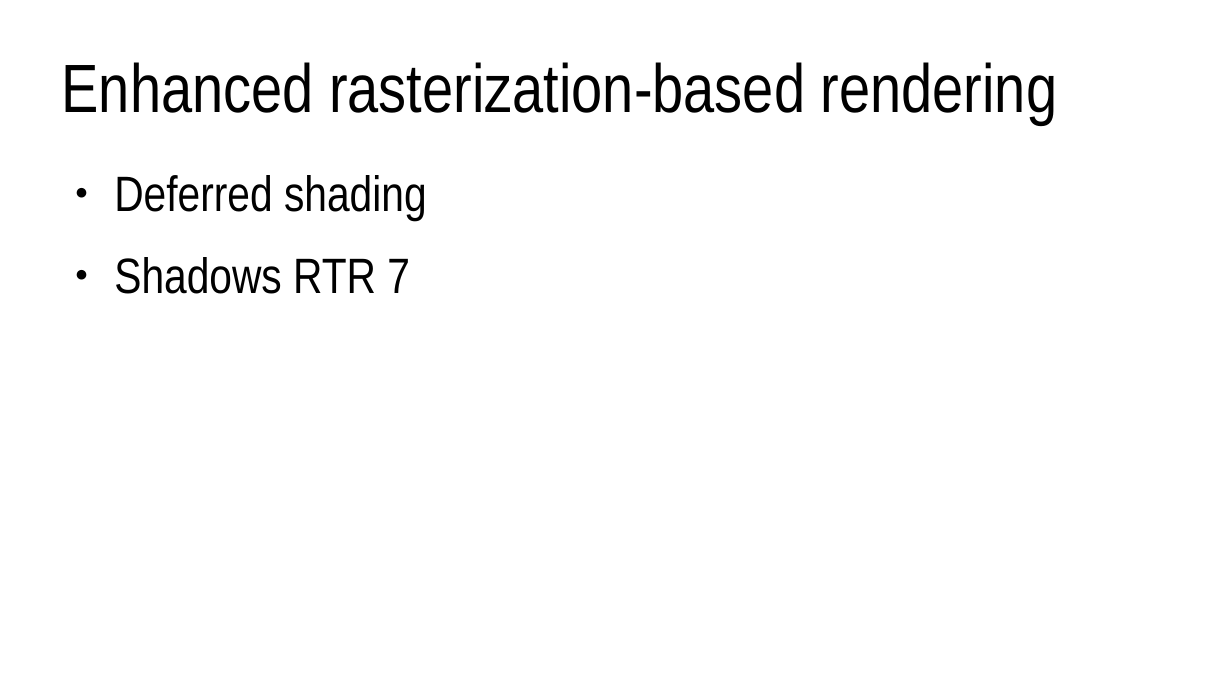
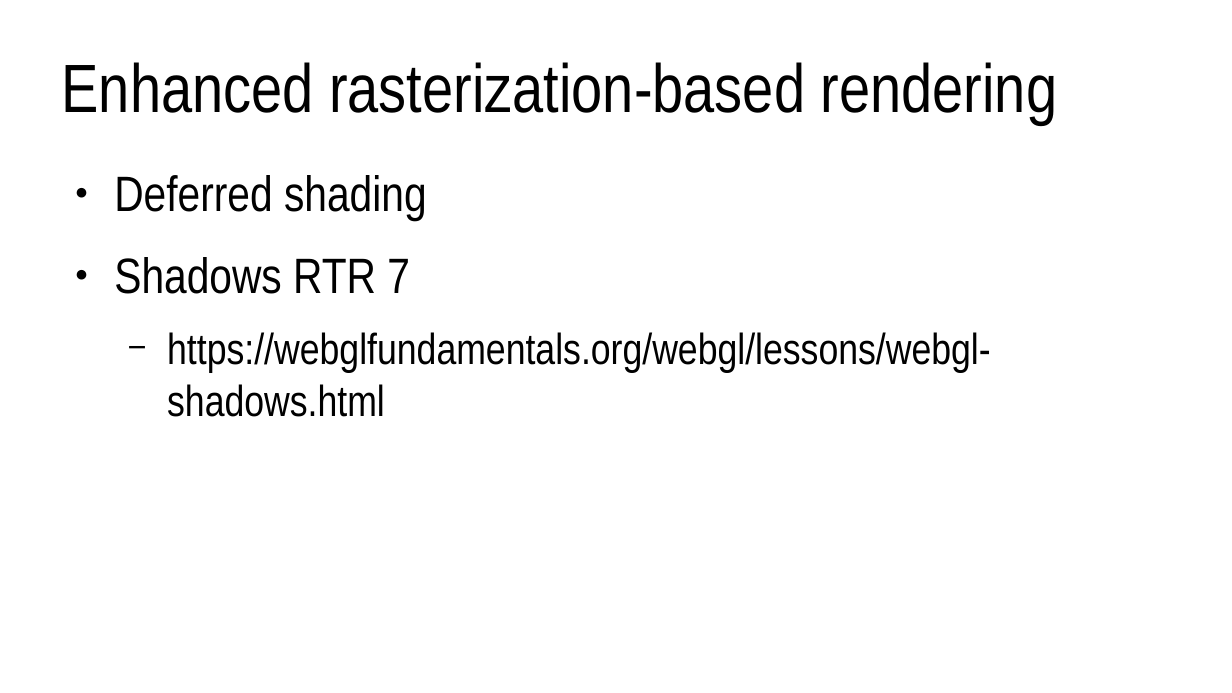
Before and after one commit to lorentzo/IntroductionToComputerGraphics, a slide deck: slide 4 of lectures/7_more_rendering/more_rendering.odp. Drawn at 1232x693 pixels with LibreOffice and Linux fonts; fonts in the diff are those of the drawing. Boxes give left, top, right and bottom in pixels: in the first picture for what was removed or moved away, otherwise in the second. Text is boxed around its words. In the diff, an @@ line names an element or a change of style, - is before the commit and + after.

```diff
--- a/lectures/7_more_rendering/more_rendering.odp
+++ b/lectures/7_more_rendering/more_rendering.odp
@@ text at (167,332,991,417): paragraph added @@
+  − https://webglfundamentals.org/webgl/lessons/webgl-shadows.html
```
Also in this commit, not shown: 4 other files.
